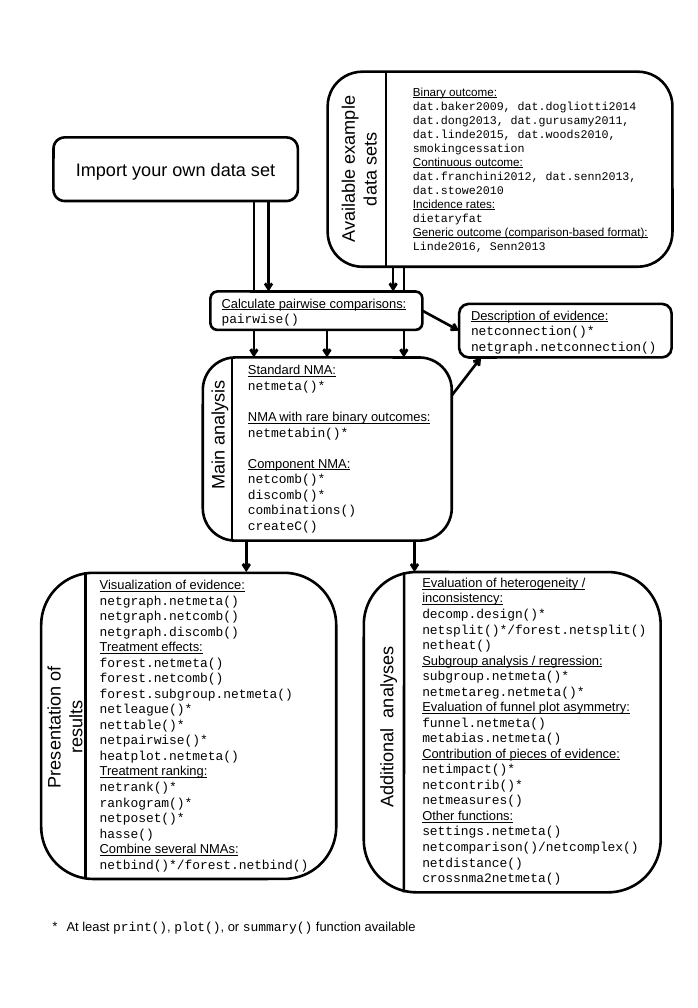
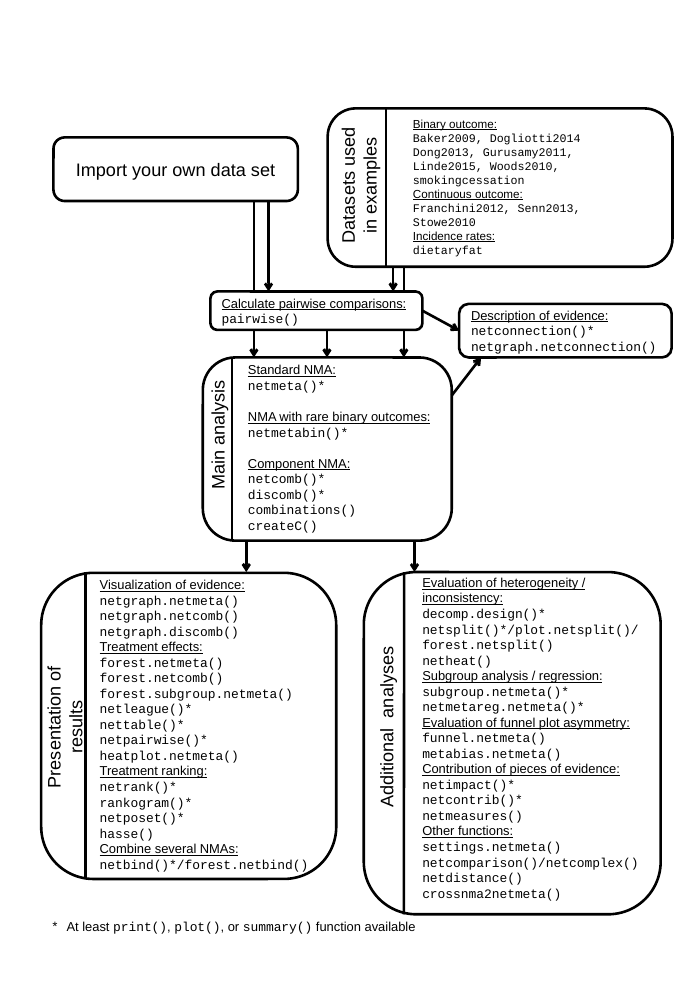
Before and after one commit to cran/netmeta, a slide deck: slide 1 of vignettes/netmeta-workflow-diagram.pptx. Drawn at 698x1008 pixels with LibreOffice and Linux fonts; fonts in the diff are those of the drawing. Boxes give left, top, right and bottom in pixels: in the first picture for what was removed or moved away, otherwise in the second. Text is boxed around its words. In the diff, an @@ line names an element or a change of style, - is before the commit and + after.

```diff
--- a/vignettes/netmeta-workflow-diagram.pptx
+++ b/vignettes/netmeta-workflow-diagram.pptx
@@ rounded rectangle: place and size @@
-rounded rectangle at (328, 72, 672, 267)
+rounded rectangle at (328, 108, 672, 266)
@@ rectangle "Datasets used": place and size @@
-rectangle "Datasets used" at (338, 84, 378, 254)
+rectangle "Datasets used" at (338, 116, 378, 255)
@@ line moved from (386, 72) - (386, 267) to (386, 108) - (386, 267) @@
@@ text "Binary outcome:": place and size @@
-text "Binary outcome:" at (413, 87, 648, 252)
+text "Binary outcome:" at (413, 119, 581, 257)
@@ text in rectangle at (338, 130, 380, 242): text changed @@
-Available example data sets
+Datasets used
+in examples
@@ text at (413, 133, 581, 172): text changed @@
-dat.baker2009, dat.dogliotti2014
-dat.dong2013, dat.gurusamy2011,
-dat.linde2015, dat.woods2010,
+Baker2009, Dogliotti2014
+Dong2013, Gurusamy2011,
+Linde2015, Woods2010,
@@ text at (413, 203, 581, 226): text changed @@
-dat.franchini2012, dat.senn2013,
-dat.stowe2010
+Franchini2012, Senn2013,
+Stowe2010
@@ text at (413, 227, 648, 252): paragraphs removed @@
-Generic outcome (comparison-based format):
-Linde2016, Senn2013
@@ rounded rectangle: place and size @@
-rounded rectangle at (364, 572, 661, 893)
+rounded rectangle at (364, 572, 661, 915)
@@ line moved from (404, 572) - (404, 893) to (404, 572) - (404, 915) @@
@@ text at (422, 624, 638, 652): text changed @@
-netsplit()*/forest.netsplit()
+netsplit()*/plot.netsplit()/
+forest.netsplit()
```
Also in this commit, not shown: 38 other files.
